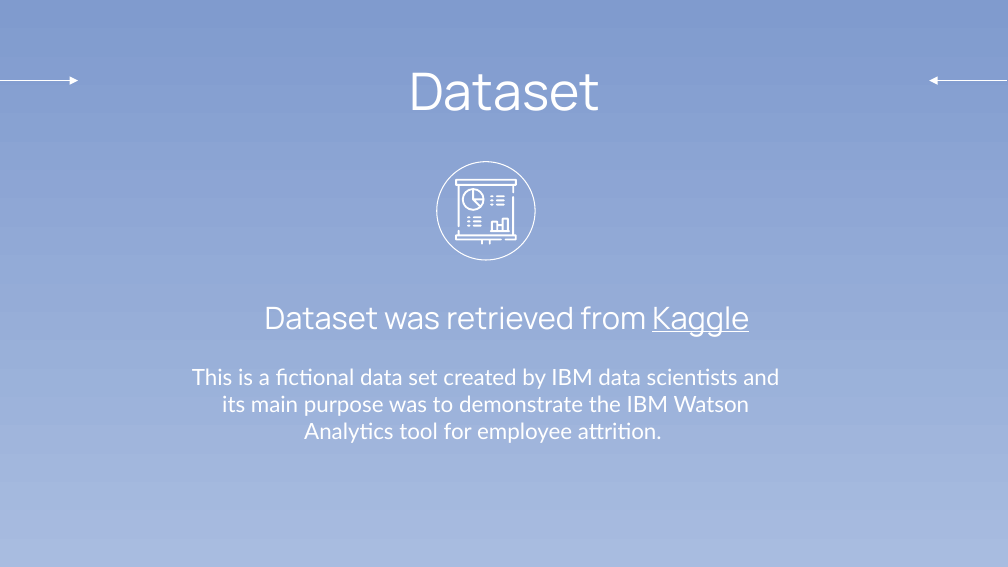
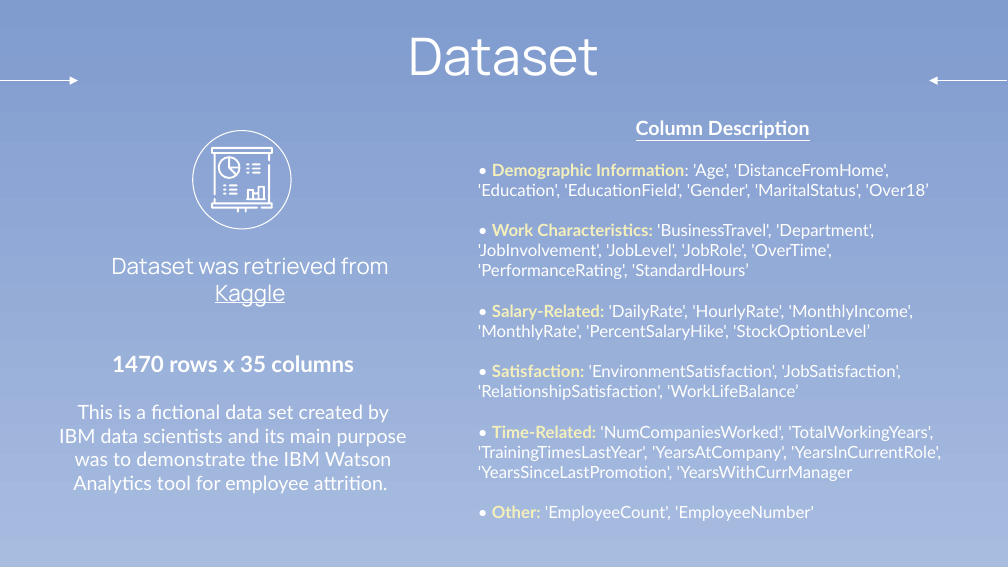
Before and after one commit to chrismle/Employee_Attrition, a slide deck: slide 4 of reports/Employee_Attrition_Presentation.pptx. Drawn at 1008x567 pixels with LibreOffice and Linux fonts; fonts in the diff are those of the drawing. Boxes give left, top, right and bottom in pixels: in the first picture for what was removed or moved away, otherwise in the second. Text is boxed around its words. In the diff, an @@ line names an element or a change of style, - is before the commit and + after.

Commit message:
updated presentation

```diff
--- a/reports/Employee_Attrition_Presentation.pptx
+++ b/reports/Employee_Attrition_Presentation.pptx
@@ title "Dataset" moved from (x1=409, y1=73, x2=600, y2=111) to (x1=408, y1=38, x2=599, y2=76) @@
@@ text added at (x1=478, y1=120, x2=941, y2=521), 12 pt, text #FFFFFF @@
+Column Description
+• Demographic Information: 'Age', 'DistanceFromHome', 'Education', 'EducationField', 'Gender', 'MaritalStatus', 'Over18’
+• Work Characteristics: 'BusinessTravel', 'Department', 'JobInvolvement', 'JobLevel', 'JobRole', 'OverTime', 'PerformanceRating', 'StandardHours’
+• Salary-Related: 'DailyRate', 'HourlyRate', 'MonthlyIncome', 'MonthlyRate', 'PercentSalaryHike', 'StockOptionLevel’
+• Satisfaction: 'EnvironmentSatisfaction', 'JobSatisfaction', 'RelationshipSatisfaction', 'WorkLifeBalance’
+• Time-Related: 'NumCompaniesWorked', 'TotalWorkingYears', 'TrainingTimesLastYear', 'YearsAtCompany', 'YearsInCurrentRole', 'YearsSinceLastPromotion', 'YearsWithCurrManager
+• Other: 'EmployeeCount', 'EmployeeNumber'
@@ 5 freeform shapes, 1 ellipse moved together from (x1=436, y1=161, x2=535, y2=260) to (x1=193, y1=131, x2=291, y2=230) @@
@@ 11 freeform shapes moved together from (x1=467, y1=196, x2=510, y2=232) to (x1=223, y1=163, x2=266, y2=200) @@
@@ title "Dataset was retrieved from Kaggle" moved from (x1=265, y1=306, x2=749, y2=337) to (x1=112, y1=257, x2=389, y2=307) @@
@@ title "Dataset was retrieved from Kaggle" at (x1=112, y1=257, x2=389, y2=307): size 22 to 16 pt @@
@@ subtitle "1470 rows x 35 columns" moved from (x1=192, y1=368, x2=779, y2=443) to (x1=59, y1=355, x2=407, y2=493) @@
@@ subtitle at (x1=112, y1=355, x2=354, y2=372): paragraph added @@
+1470 rows x 35 columns
@@ subtitle at (x1=59, y1=404, x2=407, y2=493): size 16 to 14 pt in "This is a fictional data set created ..." @@
```
Also in this commit, not shown: 1 other slide changed, 1 other file.
